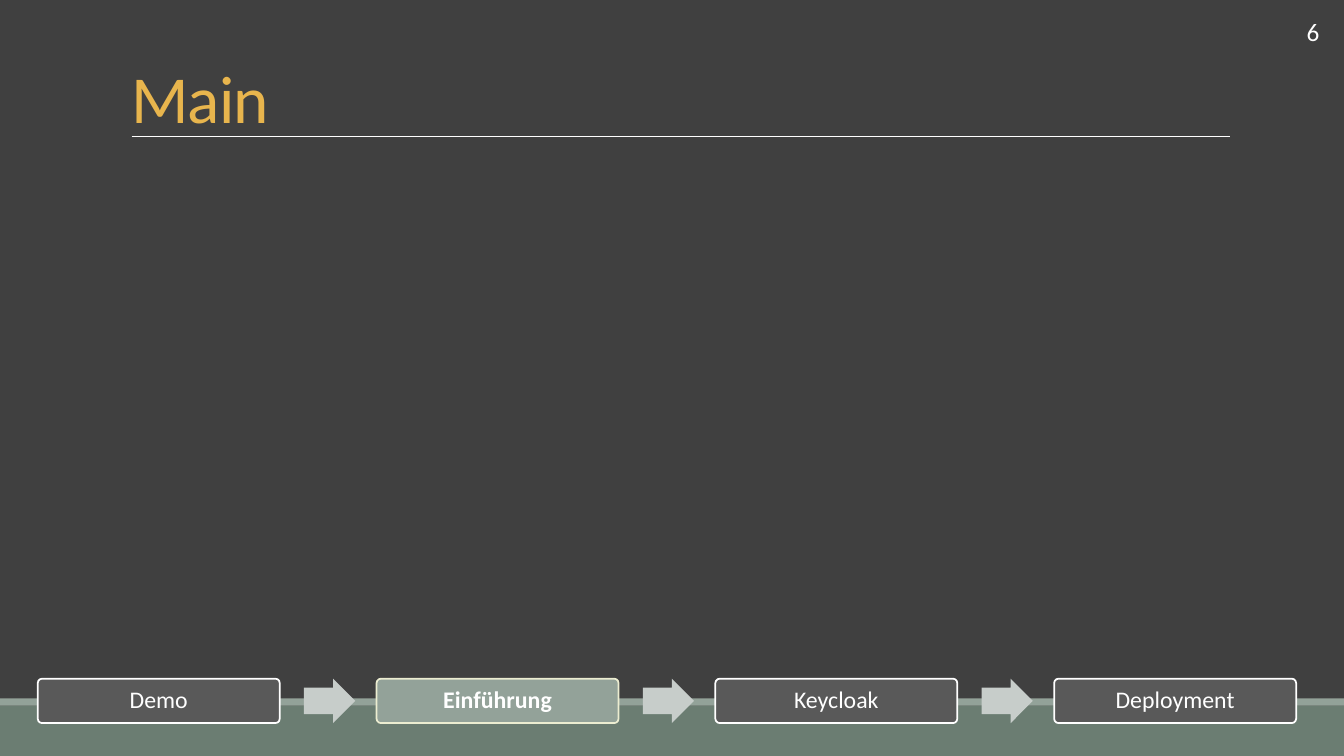
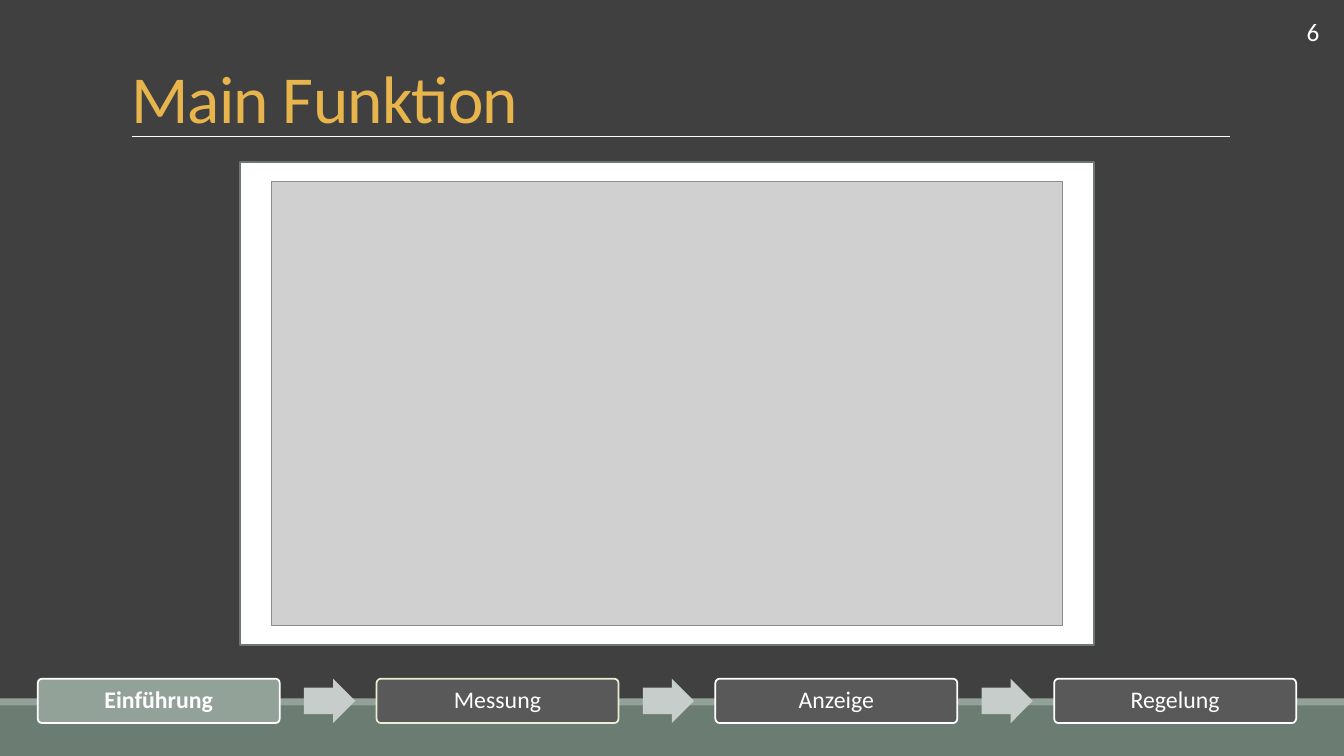
Before and after one commit to fluoxa/funWithFan, a slide deck: slide 6 of CS14FunWithLuefter/Vortrag/Thermoluefter.pptx (slide 7 before the commit). Drawn at 1344x756 pixels with LibreOffice and Linux fonts; fonts in the diff are those of the drawing; grey boxes stand for pictures. Boxes give left, top, right and bottom in pixels: in the first picture for what was removed or moved away, otherwise in the second. Text is boxed around its words. In the diff, an @@ line names an element or a change of style, - is before the commit and + after.

```diff
--- a/CS14FunWithLuefter/Vortrag/Thermoluefter.pptx
+++ b/CS14FunWithLuefter/Vortrag/Thermoluefter.pptx
@@ title at (131,76,518,137): text changed @@
-Main
+Main Funktion
@@ rectangle added at (240,162,1094,645), fill #FFFFFF, outline #6D7871 1.25 pt @@
@@ picture added at (271,181,1064,626) @@
@@ rounded rectangle at (37,679,279,723): fill #595959 to #93A299 @@
@@ text "Einführung": place and size @@
-text "Einführung" at (443,691,552,712)
+text "Einführung" at (104,691,213,712)
@@ rounded rectangle at (377,679,619,723): fill #93A299 to #595959 @@
@@ text removed at (130,692,188,708) @@
-Demo
@@ text added at (454,692,541,712), 17 pt, text #FFFFFF @@
+Messung
@@ text at (799,691,874,712): text changed @@
-Keycloak
+Anzeige
@@ text at (1131,691,1220,712): text changed @@
-Deployment
+Regelung
```
Also in this commit, not shown: 5 other slides changed, 10 slides added, 6 other files.
